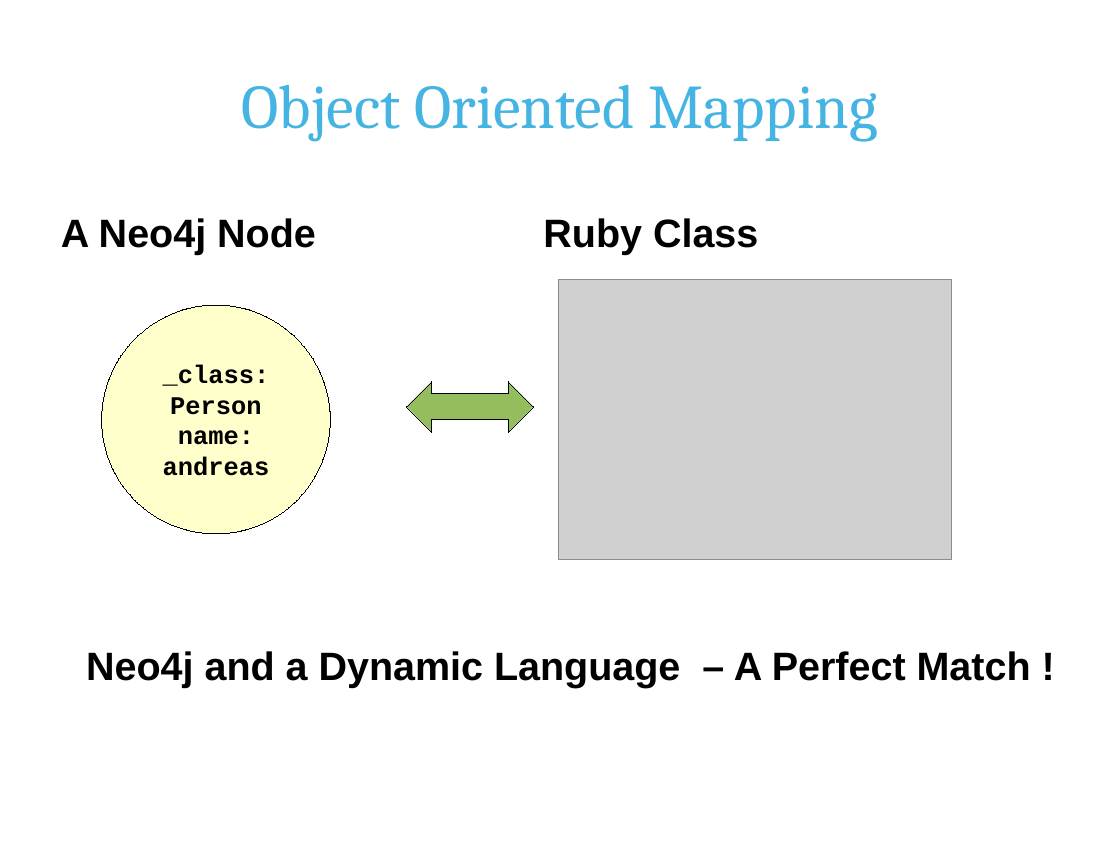
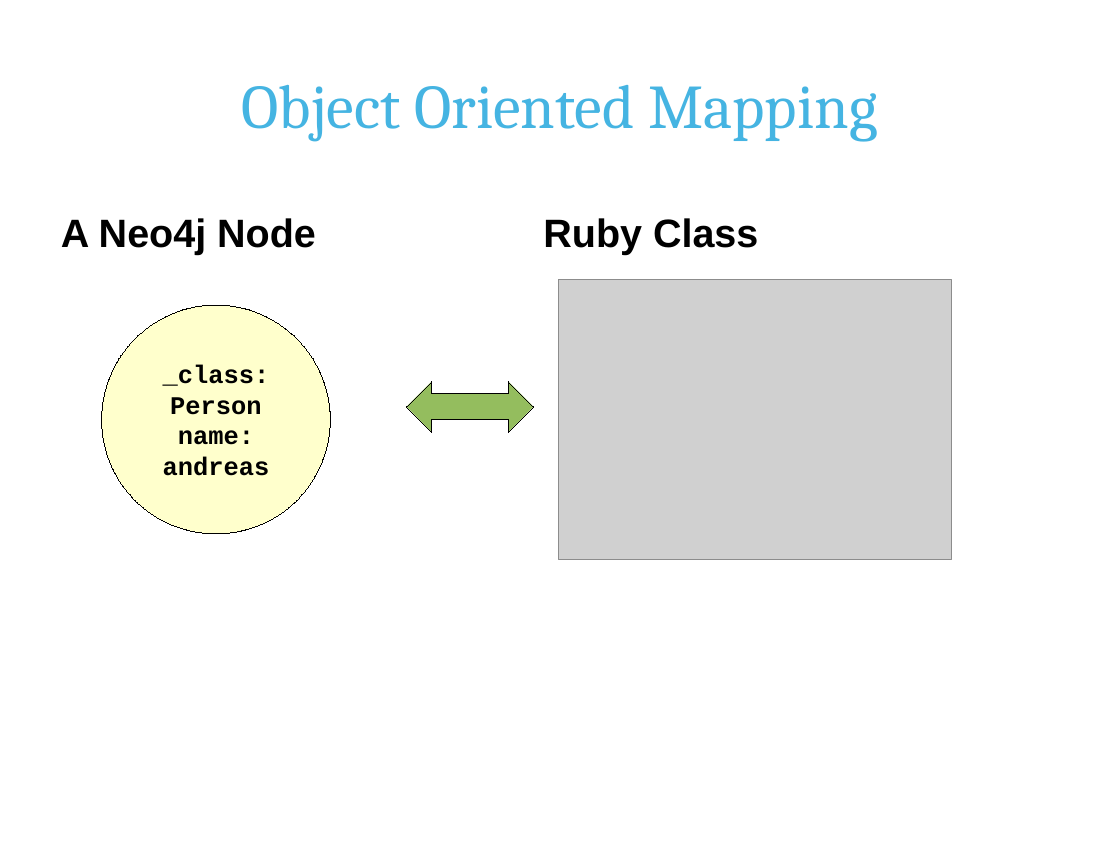
Before and after one commit to andreasronge/andreasronge.github.com, a slide deck: slide 20 of rails-conf.rb.odp. Drawn at 1120x841 pixels with LibreOffice and Linux fonts; fonts in the diff are those of the drawing; grey boxes stand for pictures; background and template pictures are left out. Boxes give left, top, right and bottom in pixels: in the first picture for what was removed or moved away, otherwise in the second. Text is boxed around its words. In the diff, an @@ line names an element or a change of style, - is before the commit and + after.

```diff
--- a/rails-conf.rb.odp
+++ b/rails-conf.rb.odp
@@ text removed at <box>86,651,1031,687</box> @@
-Neo4j and a Dynamic Language – A Perfect Match !
```
Also in this commit, not shown: 5 other slides changed, 1 other file.
